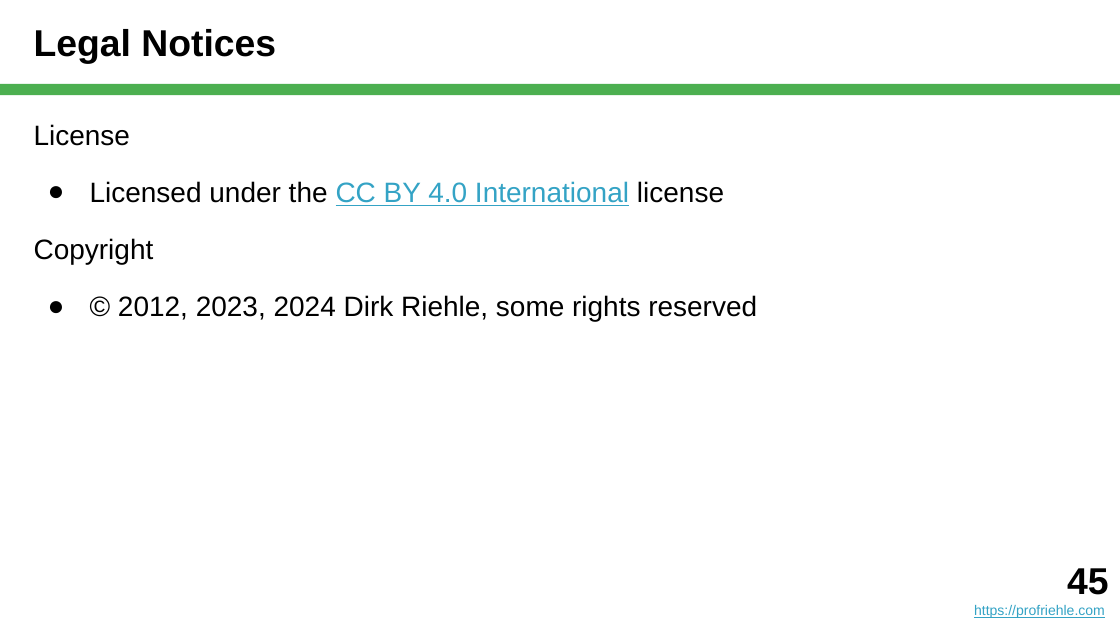
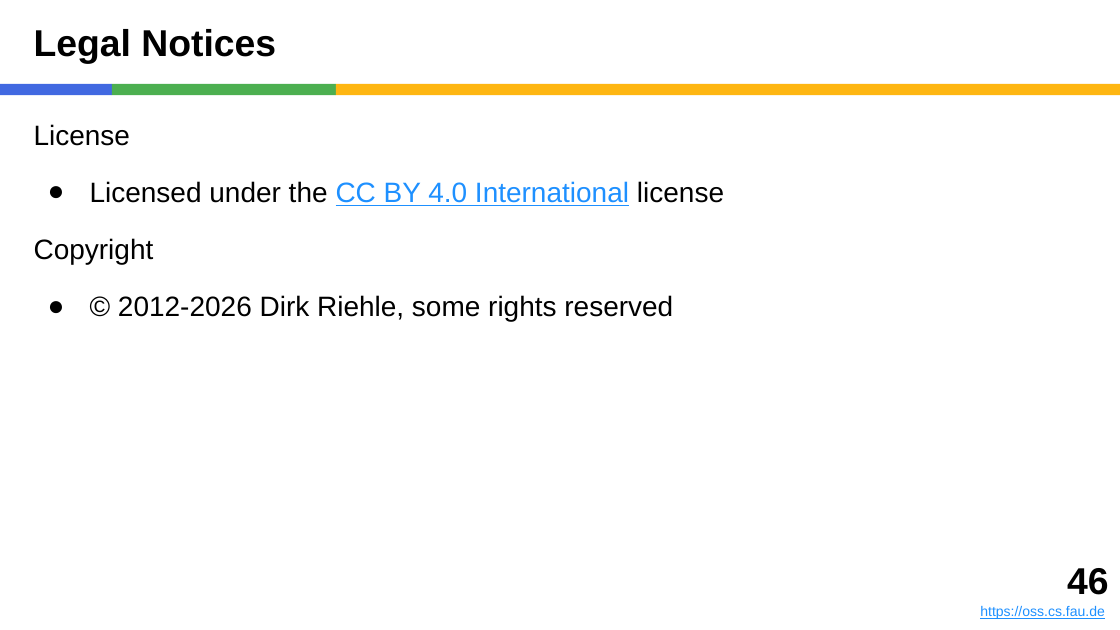
Before and after one commit to dirkriehle/nyt-course, a slide deck: slide 46 of Lecture slides/NYT C05 - Case Study Research.pptx (slide 45 before the commit). Drawn at 1120x630 pixels with LibreOffice and Linux fonts; fonts in the diff are those of the drawing. Boxes give left, top, right and bottom in pixels: in the first picture for what was removed or moved away, otherwise in the second. Text is boxed around its words. In the diff, an @@ line names an element or a change of style, - is before the commit and + after.

```diff
--- a/Lecture slides/NYT C05 - Case Study Research.pptx
+++ b/Lecture slides/NYT C05 - Case Study Research.pptx
@@ rectangle added at (0, 84, 112, 95), fill #4169E1 @@
@@ rectangle added at (112, 84, 336, 95), fill #4CAF50 @@
@@ rectangle: place and size @@
-rectangle at (0, 84, 1120, 95)
+rectangle at (336, 84, 1120, 95)
@@ rectangle at (336, 84, 1120, 95): fill #4CAF50 to #FEB612 @@
@@ text at (90, 181, 724, 206): text colour #34A3C5 to #1E90FF in "CC BY 4.0 International" @@
@@ text at (118, 295, 673, 322): text changed @@
-● © 2012, 2023, 2024 Dirk Riehle, some rights reserved
+● © 2012-2026 Dirk Riehle, some rights reserved
@@ text removed at (974, 568, 1108, 618) @@
-45
-https://profriehle.com
@@ text added at (980, 568, 1108, 619), 9 pt, text #1E90FF, underline @@
+46
+https://oss.cs.fau.de
```
Also in this commit, not shown: 43 other slides changed, 1 slide added, 3 other files.
